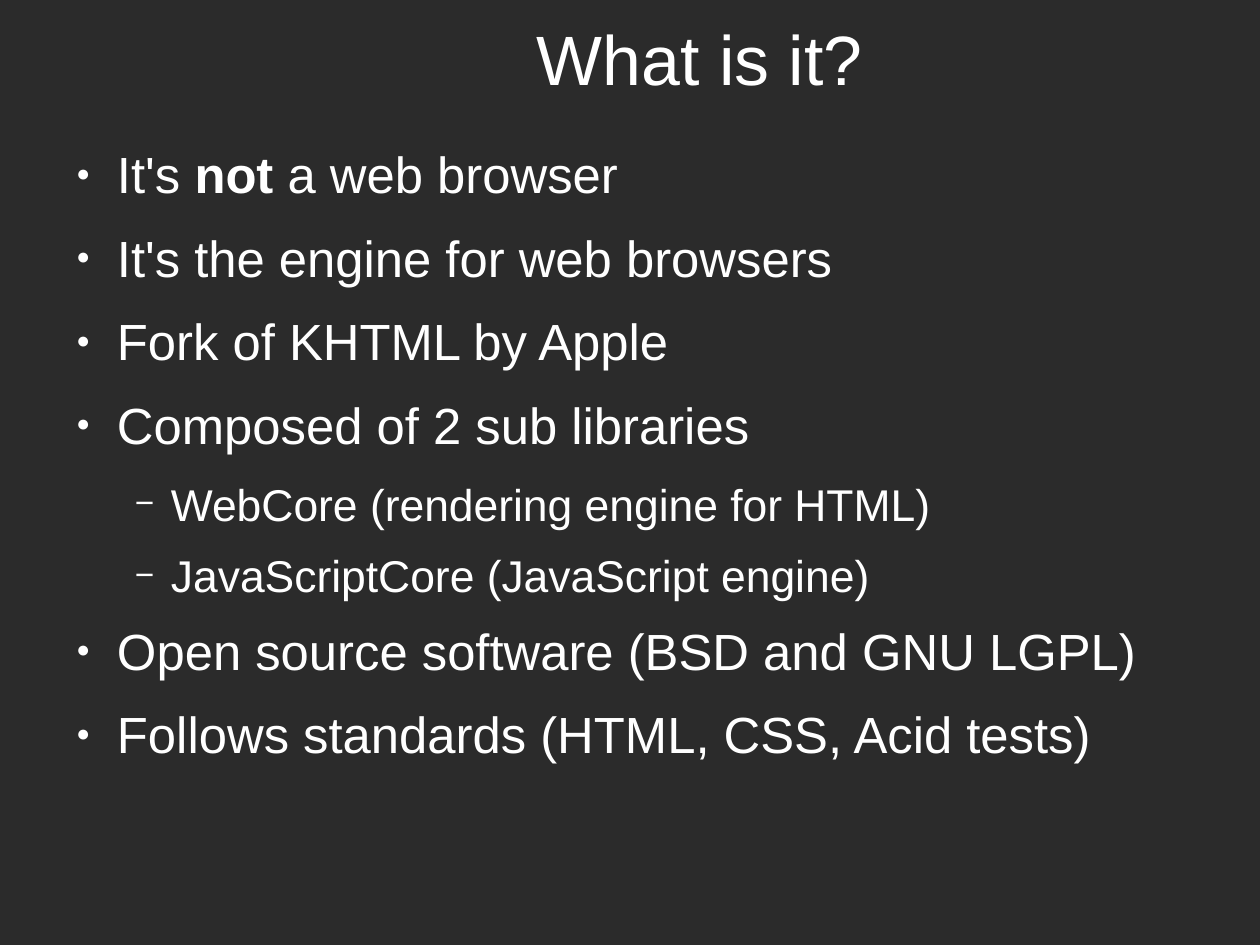
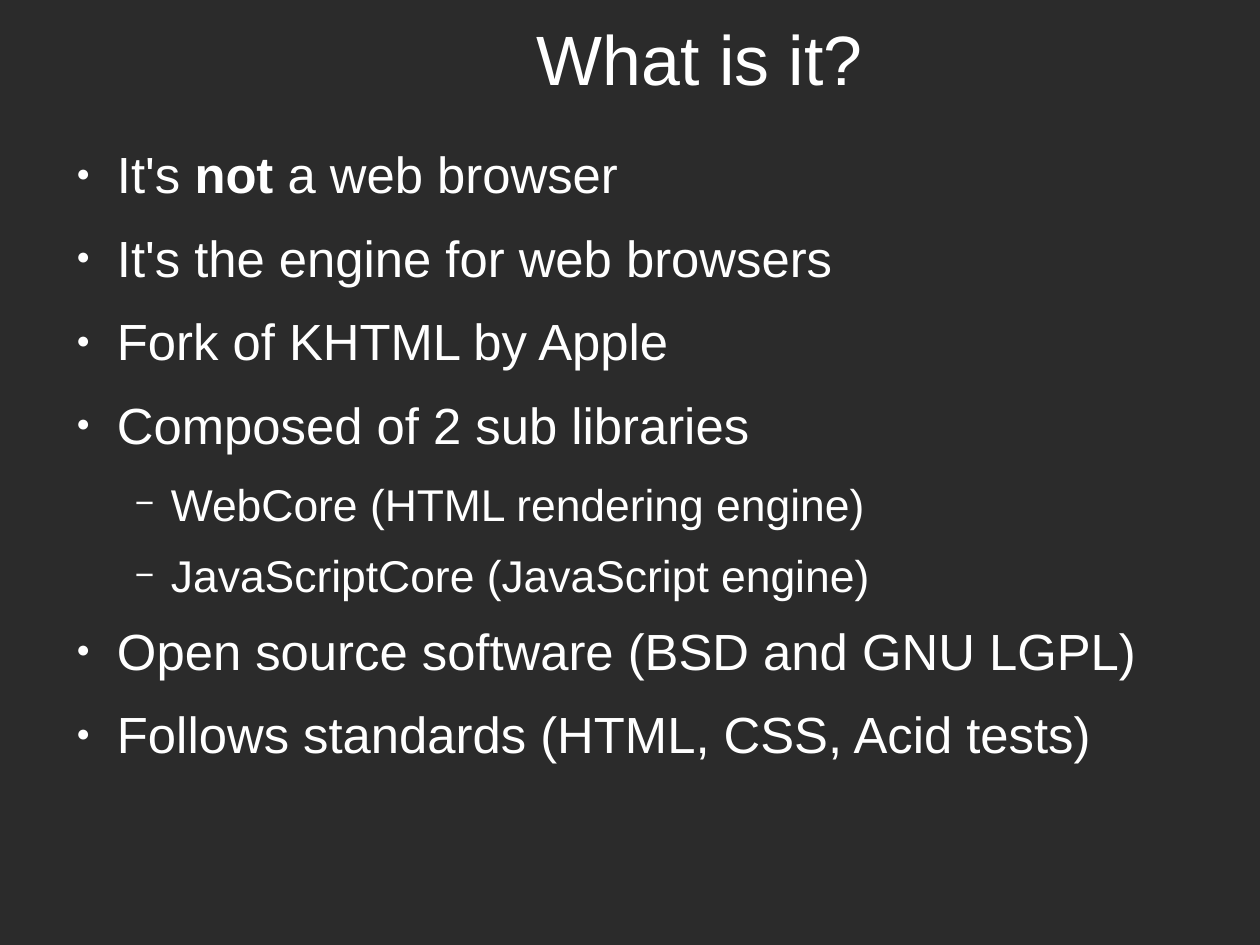
Before and after one commit to potyl/Webkit, a slide deck: slide 2 of WebKit-en.odp. Drawn at 1260x945 pixels with LibreOffice and Linux fonts; fonts in the diff are those of the drawing; background and template pictures are left out; a plain dark background stands for a picture behind light text. Boxes give left, top, right and bottom in pixels: in the first picture for what was removed or moved away, otherwise in the second. Text is boxed around its words. In the diff, an @@ line names an element or a change of style, - is before the commit and + after.

```diff
--- a/WebKit-en.odp
+++ b/WebKit-en.odp
@@ text at <box>171,488,864,530</box>: text changed @@
-  − WebCore (rendering engine for HTML)
+  − WebCore (HTML rendering engine)
```
Also in this commit, not shown: 4 other slides changed.
